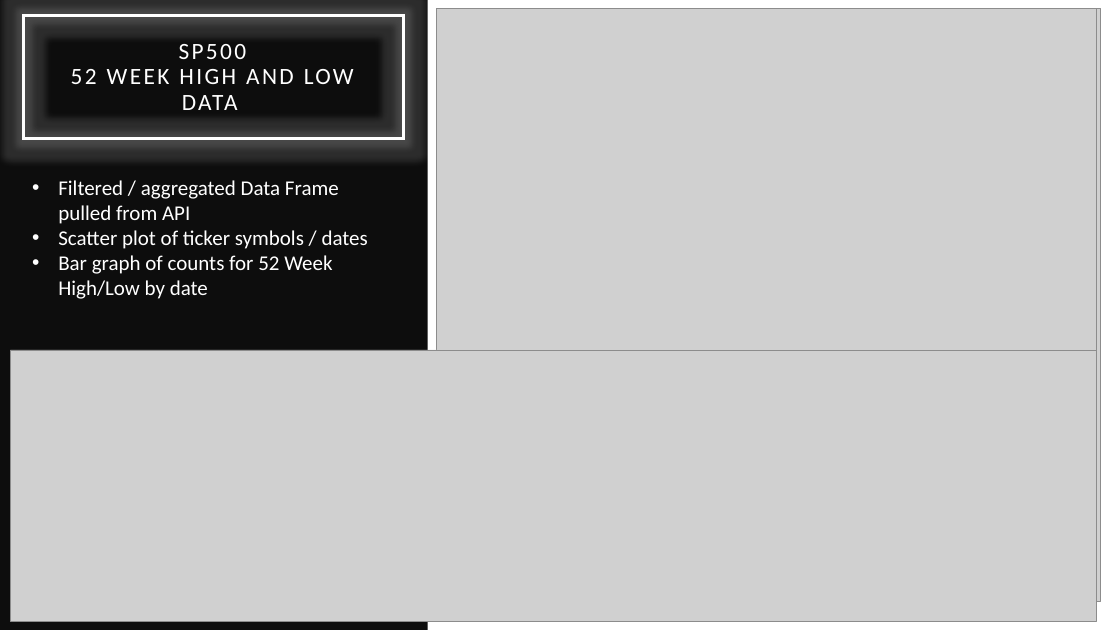
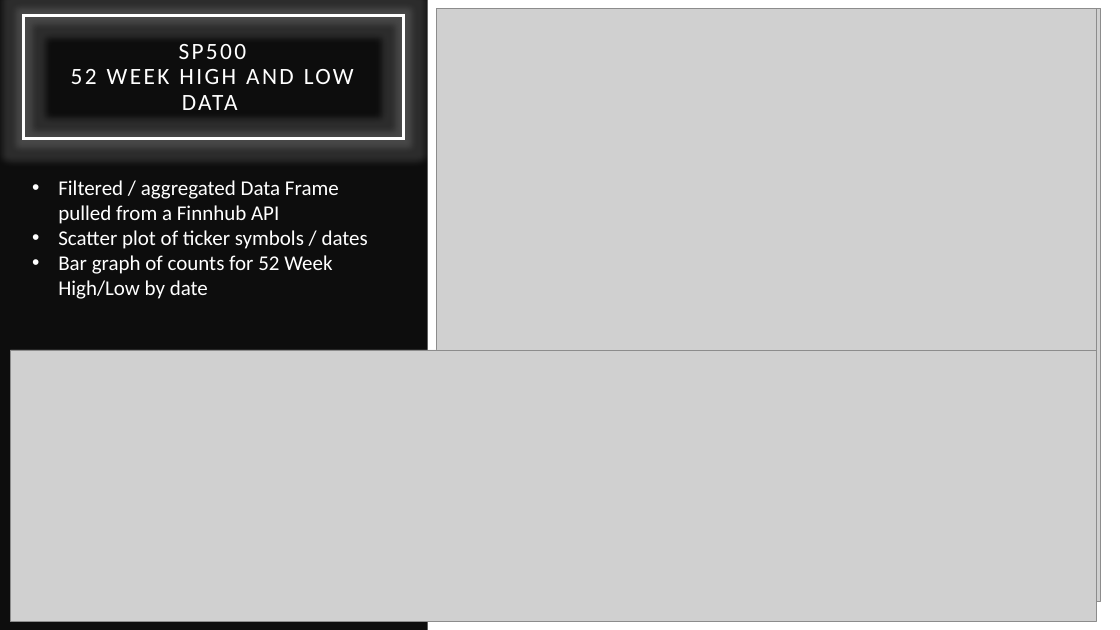
Before and after one commit to solivas89/2020_Pandemic_Stock_Analysis, a slide deck: slide 4 of 2020 Pandemic Stock Analysis_07.30.2020.pptx. Drawn at 1120x630 pixels with LibreOffice and Linux fonts; fonts in the diff are those of the drawing; grey boxes stand for pictures. Boxes give left, top, right and bottom in pixels: in the first picture for what was removed or moved away, otherwise in the second. Text is boxed around its words. In the diff, an @@ line names an element or a change of style, - is before the commit and + after.

```diff
--- a/2020 Pandemic Stock Analysis_07.30.2020.pptx
+++ b/2020 Pandemic Stock Analysis_07.30.2020.pptx
@@ text at [58,180,339,224]: text changed @@
-• Filtered / aggregated Data Frame pulled from API
+• Filtered / aggregated Data Frame pulled from a Finnhub API
```
Also in this commit, not shown: 3 other slides changed, 1 slide added.
